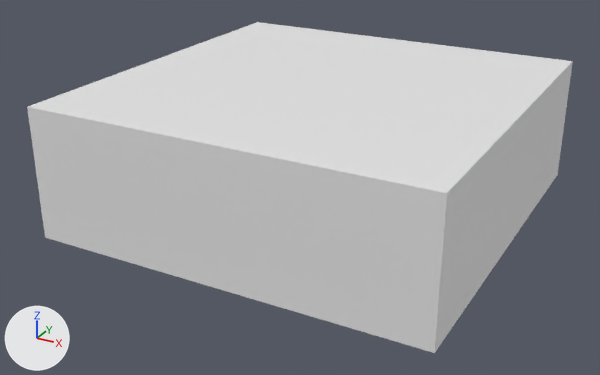
Renders of the glTF model Model3d/glb/C04-01058A.glb from each side of a commit.
One viewpoint serves both versions: a 50 mm lens placed at (0.01698, -0.01543, 0.0111), pointed at (0.00565, 0.00516, 0.00081). The axes (+X, +Y, +Z) are drawn at lower left. The lights are the same throughout. The first picture is the older version. Where no turn or scale is listed for an object, it has been applied to the vertices. Vertices at exactly the same position are counted once.

The first picture shows 'OpenSCAD Model'.
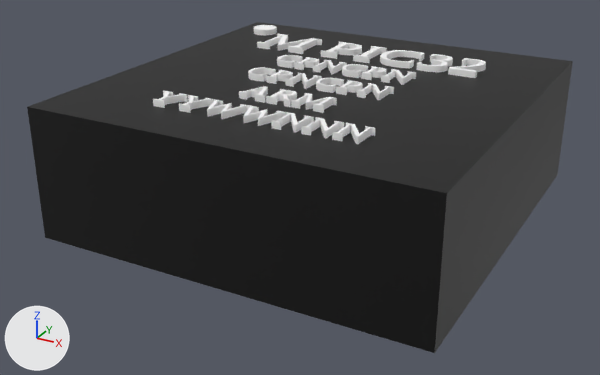
Pixel boxes [x1, y1, x2, y2] of what changed, in the pictures (600 x 375 px):
part 1 of me_openscad_model, added: after [28, 22, 572, 193]
part 2 of me_openscad_model, recoloured (white to black): [27, 61, 573, 353] in both

What changed in the scene script:
```text
Add mat_color_1:
    mat_color_1 = principled_material('Color 1')
    mat_color_1.base_color = (0.0, 0.0, 0.0)  # black #000000
Add mat_color_2:
    mat_color_2 = principled_material('Color 2')
    mat_color_2.base_color = (1.0, 1.0, 1.0)  # white #ffffff
Change me_openscad_model:
    used by ob_openscad_model
    remove me_openscad_model.from_pydata(...)  # 8 vertices, 12 faces; spans x 0.0..0.012, y 0.0..0.012, z 0.0..0.004
    add me_openscad_model.from_pydata(...)  # 1534 vertices, 3064 faces; spans x 0.0..0.012, y 0.0..0.012, z 0.0..0.0042
    me_openscad_model part 1: 1526 vertices added at x 0.00077..0.00984, y 0.0017..0.01103, z 0.004..0.0042
    me_openscad_model part 2: 10 faces spanning x 0.0..0.012, y 0.0..0.012, z 0.0..0.004 switch from no material to mat_color_1 (black #000000)
    add me_openscad_model.materials.append(mat_color_2)  # white #ffffff
```
